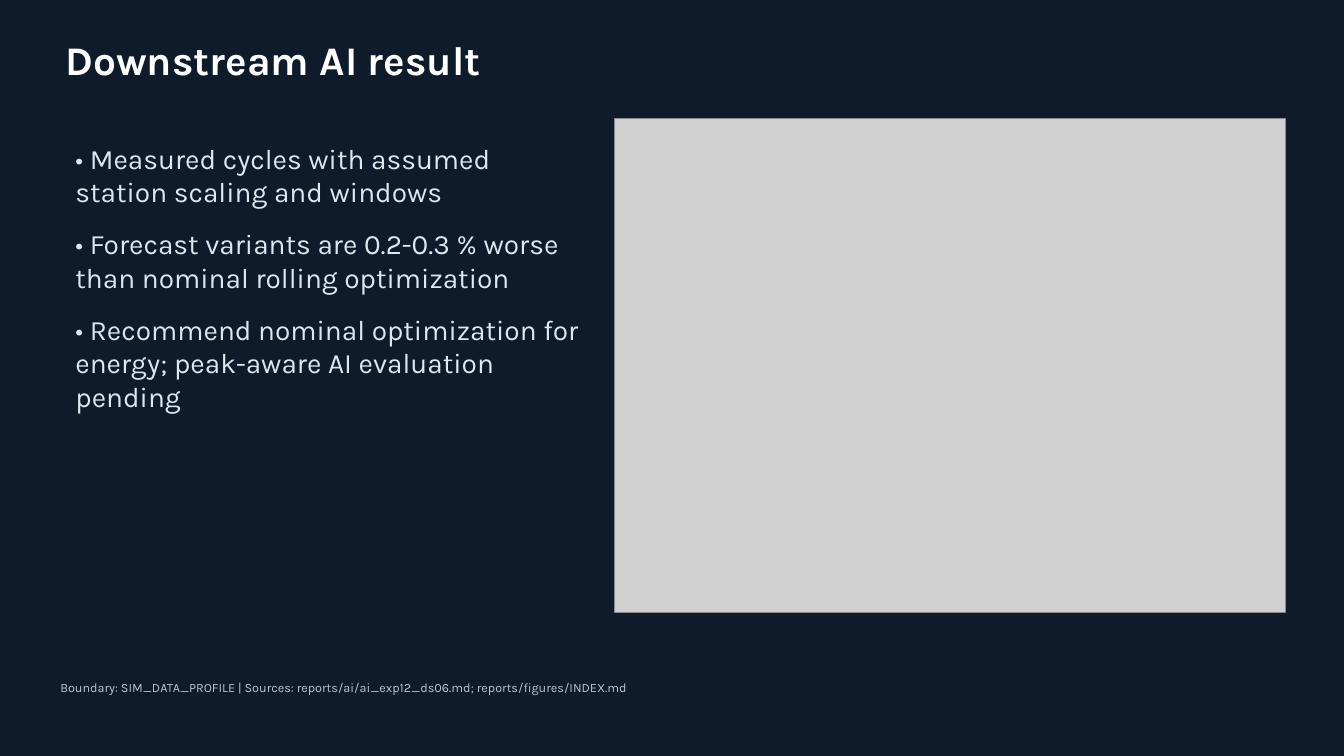
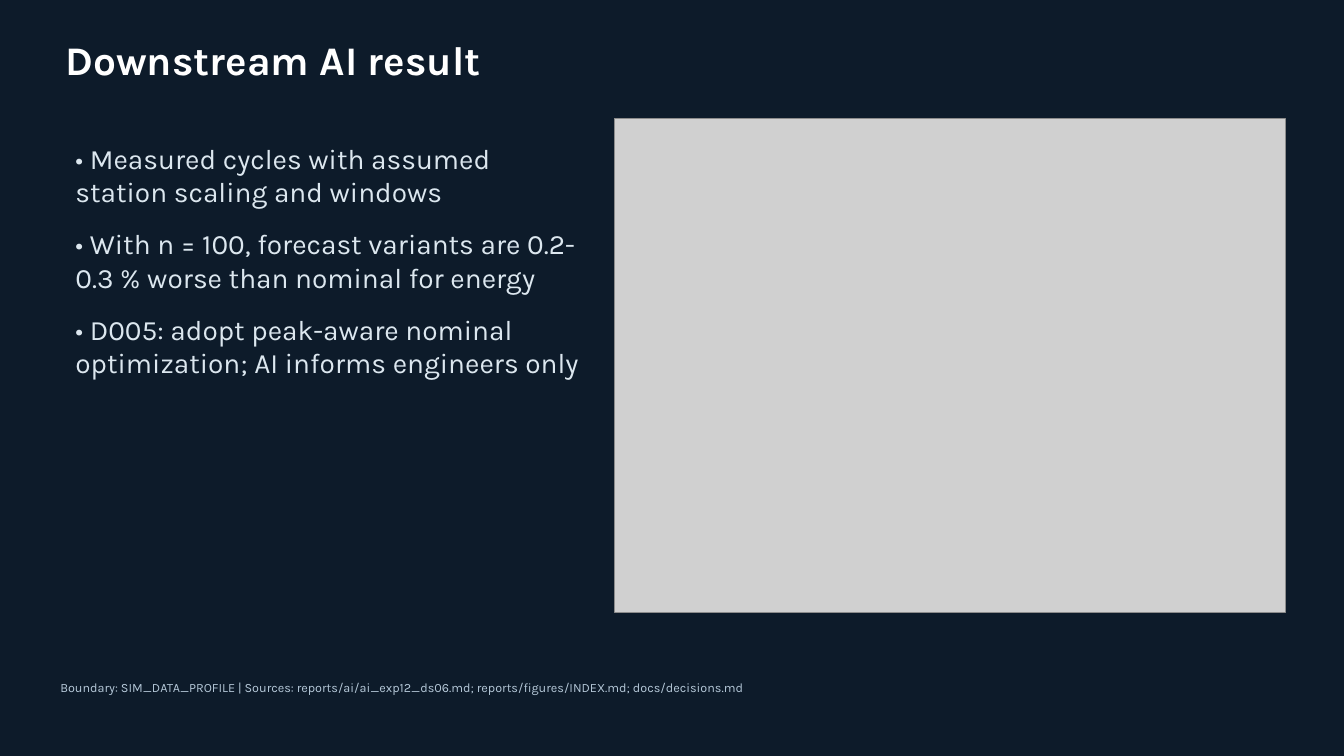
Before and after one commit to Thinhqn0905/ai_model_semi, a slide deck: slide 12 of reports/final/ReGenATE_final.pptx. Drawn at 1344x756 pixels with LibreOffice and Linux fonts; fonts in the diff are those of the drawing; grey boxes stand for pictures. Boxes give left, top, right and bottom in pixels: in the first picture for what was removed or moved away, otherwise in the second. Text is boxed around its words. In the diff, an @@ line names an element or a change of style, - is before the commit and + after.

```diff
--- a/reports/final/ReGenATE_final.pptx
+++ b/reports/final/ReGenATE_final.pptx
@@ text at [75, 234, 575, 295]: text changed @@
-• Forecast variants are 0.2-0.3 % worse than nominal rolling optimization
+• With n = 100, forecast variants are 0.2-0.3 % worse than nominal for energy
@@ text at [75, 321, 578, 380]: text changed @@
-• Recommend nominal optimization for energy; peak-aware AI evaluation pending
+• D005: adopt peak-aware nominal optimization; AI informs engineers only
@@ text at [60, 683, 743, 695]: text changed @@
-Boundary: SIM_DATA_PROFILE | Sources: reports/ai/ai_exp12_ds06.md; reports/figures/INDEX.md
+Boundary: SIM_DATA_PROFILE | Sources: reports/ai/ai_exp12_ds06.md; reports/figures/INDEX.md; docs/decisions.md
```
Also in this commit, not shown: 3 other slides changed, 29 other files.
